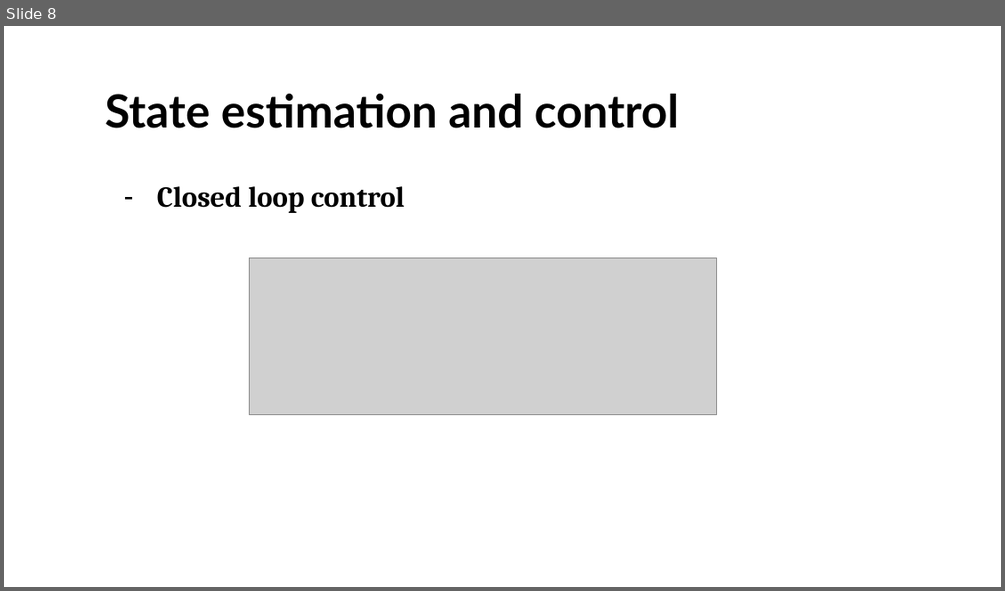
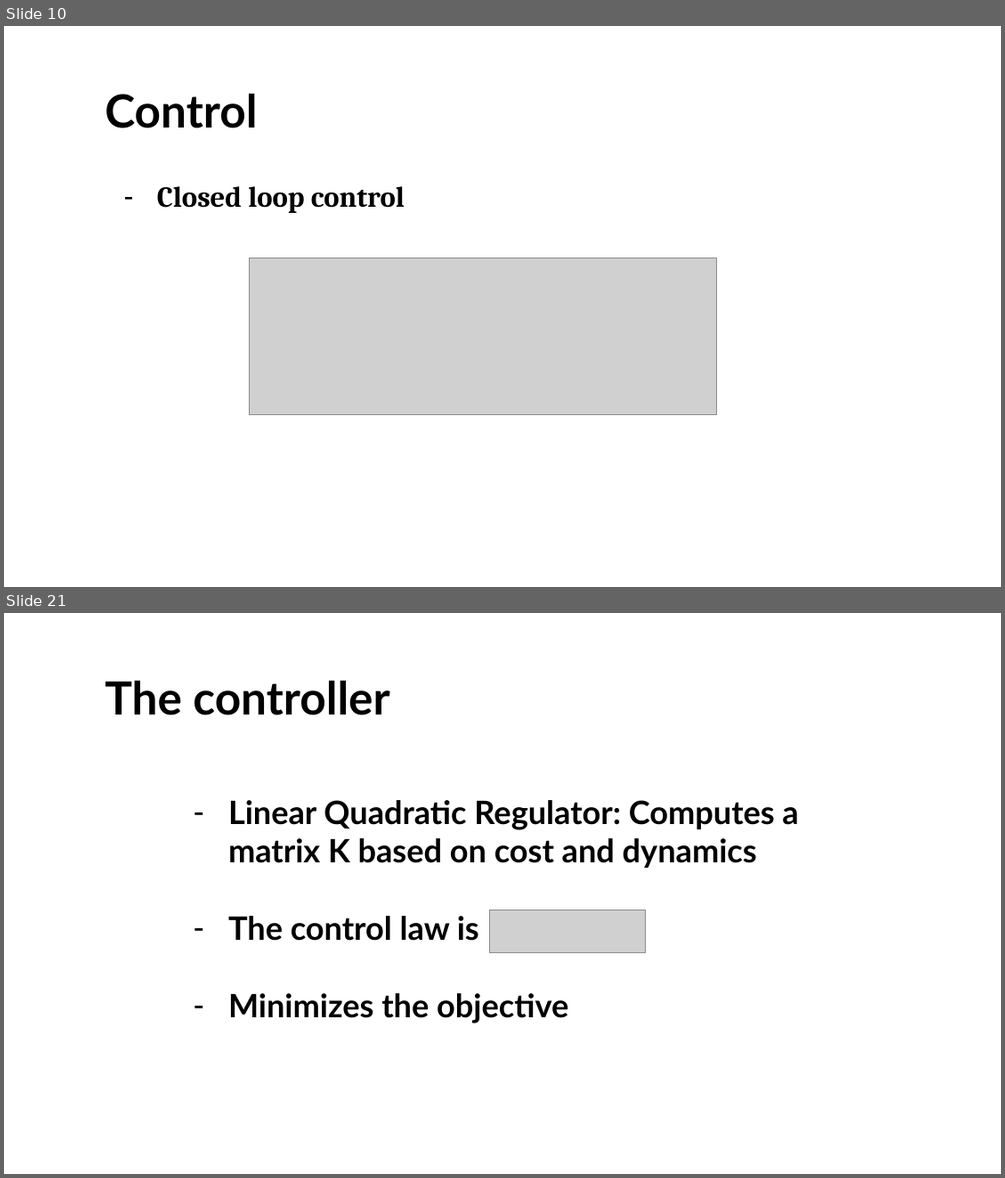
Before and after one commit to UOMDSS/workshops-2022-2023, a slide deck: semester-1/Week-4-Kalman-Filtering-Inverted-Pendulum/state space models and filtering.pptx. Shown one above the other, each under a label of ours: slide 8 before the commit, slides 10 and 21 after it; the slides between them are not shown. The pictures are 1005x591 and 1005x1178 pixels, drawn with LibreOffice and Linux fonts; fonts in the diff are those of the drawing; grey boxes stand for pictures; background and template pictures are left out. Boxes give left, top, right and bottom in pixels: in the first picture for what was removed or moved away, otherwise in the second. Text is boxed around its words. In the diff, an @@ line names an element or a change of style, - is before the commit and + after.

```diff
--- a/semester-1/Week-4-Kalman-Filtering-Inverted-Pendulum/state space models and filtering.pptx
+++ b/semester-1/Week-4-Kalman-Filtering-Inverted-Pendulum/state space models and filtering.pptx
@@ slide 21 added at (4,613,1001,1174), background #FFFFFF @@
@@ title added at (105,681,389,715), 44 pt, text #000000, bold @@
+The controller
@@ text added at (228,800,798,1022), 31 pt, text #000000, bold @@
+– Linear Quadratic Regulator: Computes a matrix K based on cost and dynamics
+– The control law is
+– Minimizes the objective
@@ picture added at (489,910,645,952) @@
@@ what was slide 8 is now slide 10 @@
@@ slide 10 changed as well @@
@@ title at (105,94,257,128): text changed @@
-State estimation and control
+Control
```
Also in this commit, not shown: 2 other slides changed, 12 other slides added, 2 other files.
